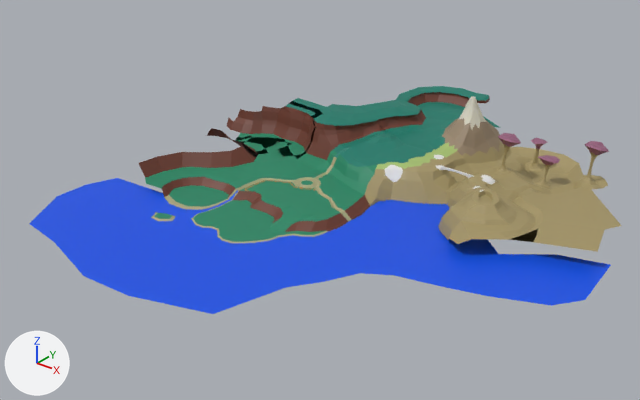
The OBJ model UNITY/Assets/ENVIRONMENT/MESH/map.obj as it was, and as the next commit left it.
The view is the same before and after, from a 50 mm camera at (1190.0, -1122.0, 789.0) aimed at (166.0, 158.0, -4.0). Lighting does not change. The marker at lower left points along +X, +Y and +Z. Where no turn or scale is listed for an object, it has been applied to the vertices. Vertices at the same position are counted once.
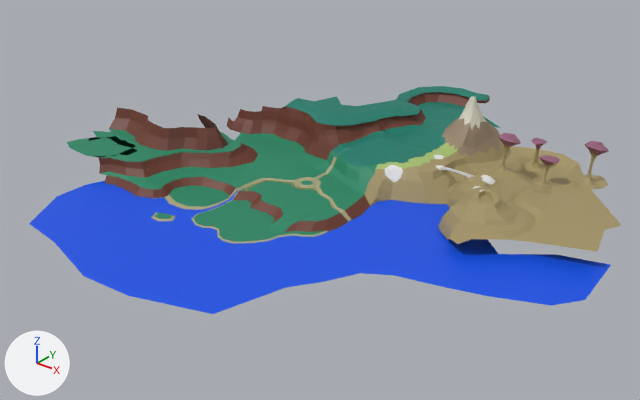
Commit message: more map

What differs and where, as boxes [x1, y1, x2, y2] in the pictures (640 x 400 px; the box of a moved part takes in the faces that stretch with it):
'Plane.014', reshaped (15% wider)
    before: [139, 86, 622, 252]
    after: [67, 86, 622, 252]
part 1 of me_plane_014, moved or reshaped
    both: [510, 229, 538, 242]
part 2 of me_plane_014, built on
    before: [139, 98, 356, 178]
    after: [67, 96, 356, 199]

The change, as a list of edits to the scene's bpy script:
```text
Change me_plane_014:
    used by ob_plane_014; location = (0.0, 0.0, 0.0)
    verts and faces of me_plane_014; kept vertices keep their numbers, new ones are numbered from 1677
    before: 150 (590.0, 233.0, 28.0) at pixel (527, 233), 460 (602.0, 251.0, 33.0) at pixel (537, 228), 461 (611.0, 228.0, 33.0) at pixel (536, 235), 462 (613.0, 210.0, 27.0) at pixel (533, 242), 463 (578.0, 188.0, 29.0) at pixel (509, 239)
    remove me_plane_014.from_pydata(...)  # 1677 vertices, 1559 faces, 4 loose edges; spans x -237.0..721.0, y -116.0..717.0, z -34.0..157.0
    add me_plane_014.from_pydata(...)  # 1775 vertices, 1653 faces, 4 loose edges; spans x -439.0..721.0, y -116.0..717.0, z -34.0..157.0
    me_plane_014 part 1
    add delete_faces([(150, 460, 461), (150, 461, 462, 463)])
    add faces += [(150, 461, 460), (150, 463, 462, 461)]  # mat_sand_001 (its picture is missing)
    me_plane_014 part 2
    10 vertices are removed from x -216.0..-80.0, y -15.0..229.0, z 41.0
    70 faces are deleted
    1 loose edge is deleted
    2 vertices move from x -49.0..-5.0, y 403.0..418.0, z 90.0..92.0 to x -49.0..14.0, y 403.0..428.0, z 92.0..93.0
    108 vertices are added at x -439.0..-30.0, y -65.0..467.0, z -4.0..92.0
    1 loose edge is added
    50 new faces join them, mat_ghrass (green #218663)
    106 new faces join them, mat_rock (brown #693625)
    4 new faces join them, mat_sand (beige #a5a47b)
    4 new faces join them, mat_forrest (dark cyan #0f7a69)
```
